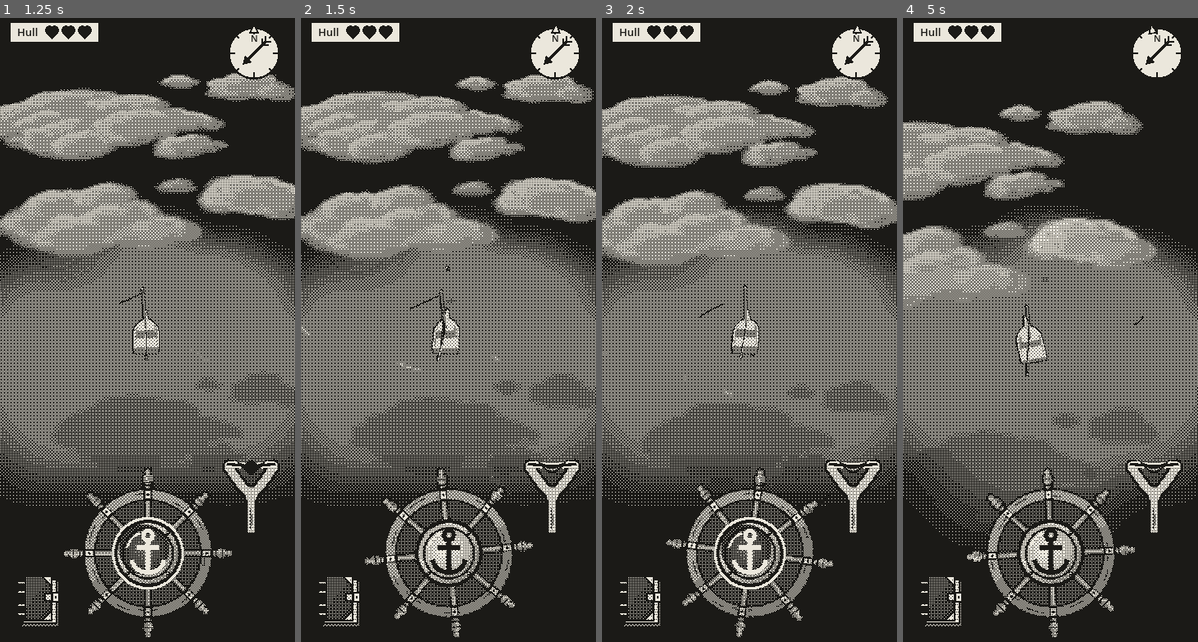
Above: before the commit, frames 1-4 (left to right).
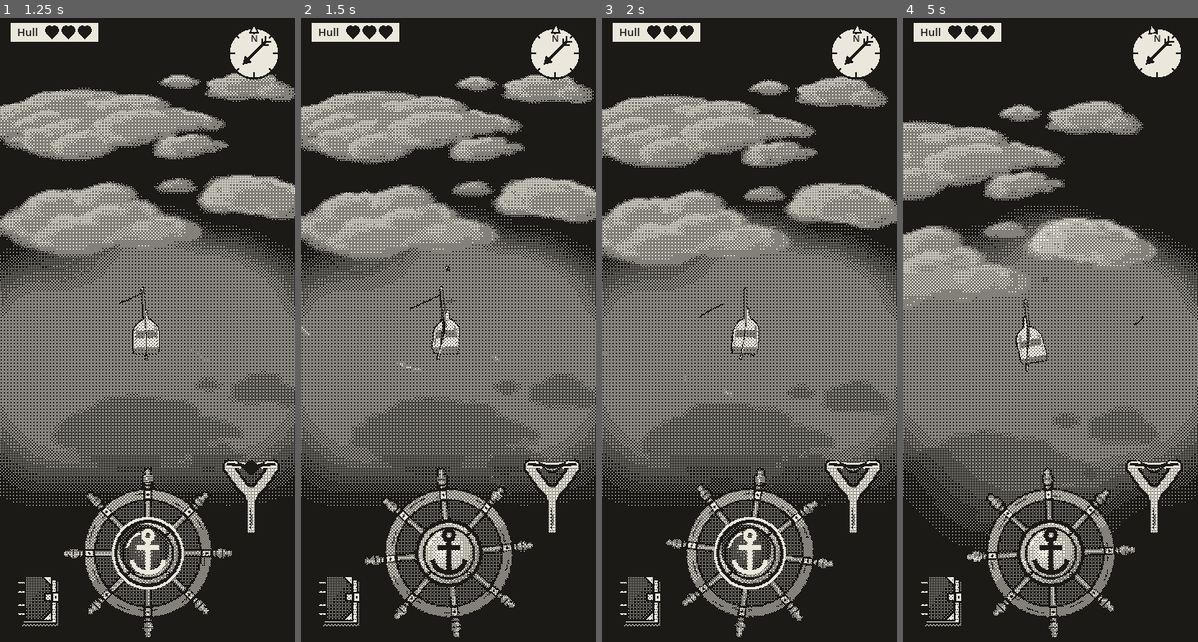
Above: after the commit, the same moments.

Repository: EnricoLabarile/Sail
Game: Godot game, scene res://Assets/Scenes/Overworld.tscn
Two runs of this game, one before a commit and one after it. Both use one fixed random seed, a clock stepped at 60 frames per second and the inputs below.
Inputs (mouse positions are in pixels of both pictures, inside the frame that each line leads up to):
- Up to frame 1 (1.25 s): click "Set sail" at 0.5 s
- Up to frame 2 (1.5 s): tap Enter (ui_accept) at 1.25 s; move the mouse to (513, 305) at 1.27 s; hold Right (ui_right) from 1.28 s (still down); click (513, 305) at 1.42 s
- Up to frame 3 (2 s): keep holding Right (ui_right); tap Enter (ui_accept) at 1.52 s
- Up to frame 4 (5 s): release Right (ui_right) at 2 s; drag from (991, 373) to (1035, 473) at 2.02 s; move the mouse to (1080, 198) at 2.77 s; hold Right (ui_right) 2.78-3.5 s; drag from (1035, 473) to (962, 242) at 3.52 s; move the mouse to (1139, 442) at 4.27 s; hold Left (ui_left) from 4.28 s (still down); tap Enter (ui_accept) at 4.52 s

Frame 1 is identical in both runs. In frame 2, less than 0.1% of the frame differs, in the area x 44-54%, y 42-55%; in frame 3, less than 0.1%; in frame 4, less than 0.1%, in the area x 38-49%, y 45-58%.

Commit message:
Bow lifts with speed and stays up (like a motorboat), instead of with acceleration
Co-Authored-By: Claude Opus 5.5 <noreply@anthropic.com>
Claude-Session: https://claude.ai/code/session_0154zeqDuhZHz7ZXLE21BuMs

Diff:
--- a/Assets/Boat/boat.gd
+++ b/Assets/Boat/boat.gd
@@ -25,9 +25,10 @@
 # and the faster she goes.
 @export var turn_lean_deg := 15   # how far she leans turning at turn_rate at top_speed, in degrees (the prototype's)
 
-# Speeding up and slowing down: the bow lifts as she gathers way and dips as she slows (as in the prototype).
-@export var surge_pitch_deg := 2      # degrees the bow lifts for every m/s² she speeds up (dips the same slowing down)
-@export var surge_pitch_max_deg := 45  # never more than this, either way
+# Speed lifts the bow (Enrico, like a motorboat): the faster she goes, the higher the bow, and it STAYS up as long
+# as she keeps that speed; it comes down again as she slows.
+@export var bow_lift_deg := 8.0       # degrees the bow is lifted at top_speed
+@export var bow_lift_curve := 2.0     # how the lift grows with speed: 1 = evenly; 2 = little when slow, most near top speed
 
 # How she leans and pitches: not straight to where she should be, but like a weight on a spring, so she
 # swings a little past it and settles (the prototype's damped springs). This is what makes her feel alive.
@@ -109,7 +110,6 @@
 var drift_amount := 0.0     # 0..1: how much the current has her (eases in and out, see current_ease)
 var bump_wait := 0.0        # seconds left before another bump can count
 var heel := 0.0             # how far she leans with the wind (radians), without the waves' roll
-var last_speed := 0.0       # her speed a frame ago (to work out how quickly it changes)
 var turn_speed := 0.0       # how quickly she is turning now, in rad/s (+ = to the left), measured each frame
 var roll := 0.0             # her lean now (radians, + = to port), and how quickly it's changing (the spring)
 var roll_velocity := 0.0
@@ -366,7 +366,7 @@
 
 ## How she leans (roll) and how her bow rises and dips (pitch). First where she should be:
 ##   roll  = the heel from the wind + the lean out of a turn + the waves' roll
-##   pitch = the bow lifting as she speeds up (dipping as she slows) + the waves' pitch
+##   pitch = the bow lifted by her speed (more the faster she goes) + the waves' pitch
 ## Then, instead of jumping there, she is pulled there like a weight on a spring (a damped spring):
 ## she swings a little past it and settles. That swing is what makes the boat feel alive when you turn.
 func rock_and_roll(dt: float) -> void:
@@ -376,12 +376,11 @@
 	var speed_share := speed / top_speed               # 1 = at top speed
 	var turn_lean := turn_share * speed_share * deg_to_rad(turn_lean_deg)
 
-	# 2. The bow and her speed: how quickly her speed changes (m/s every second), in degrees, kept within
-	#    surge_pitch_max_deg either way.
-	var acceleration := (speed - last_speed) / dt
-	last_speed = speed
-	var max_surge := deg_to_rad(surge_pitch_max_deg)
-	var surge := clampf(acceleration * deg_to_rad(surge_pitch_deg), -max_surge, max_surge)
+	# 2. The bow and her speed: her share of top speed (0..1), raised to bow_lift_curve, times bow_lift_deg.
+	#    With the curve at 2: at half speed a quarter of the lift, at top speed all of it.
+	#    (pow(a, b) is a to the power b.) The spring below makes it rise and settle smoothly, not jump.
+	var lift_share := pow(clampf(speed / top_speed, 0.0, 1.0), bow_lift_curve)
+	var bow_lift := lift_share * deg_to_rad(bow_lift_deg)
 
 	# 3. The waves: two slow sine waves (pitch a little quicker than roll, so they don't move in step).
 	#    TAU (2 x pi) / period makes one full swing take `period` seconds.
@@ -391,7 +390,7 @@
 
 	# 4. Where she should be.
 	var roll_target := heel + turn_lean + wave_roll
-	var pitch_target := surge + wave_pitch
+	var pitch_target := bow_lift + wave_pitch
 
 	# 5. The springs: the further she is from the target, the harder she's pulled toward it (stiffness);
 	#    the faster she's moving, the more that's held back (damping). velocity changes the angle.
@@ -399,9 +398,9 @@
 	roll += roll_velocity * dt
 	pitch_velocity += (pitch_stiffness * (pitch_target - pitch) - pitch_damping * pitch_velocity) * dt
 	pitch += pitch_velocity * dt
-	# never further than the prototype allowed: about 34 degrees of roll, 17 of pitch
+	# never further than the prototype allowed: about 34 degrees of roll, 17 of pitch (more up, if bow_lift_deg asks)
 	roll = clampf(roll, -0.6, 0.6)
-	pitch = clampf(pitch, -0.3, 0.3)
+	pitch = clampf(pitch, -0.3, maxf(0.3, deg_to_rad(bow_lift_deg + wave_pitch_deg)))
 
 	model.rotation.z = roll    # z: round her length, so she leans left (+) and right (-)
 	model.rotation.x = pitch   # x: across her, so the bow goes up (+) and down (-)
Not shown, changed: CLAUDE.md
